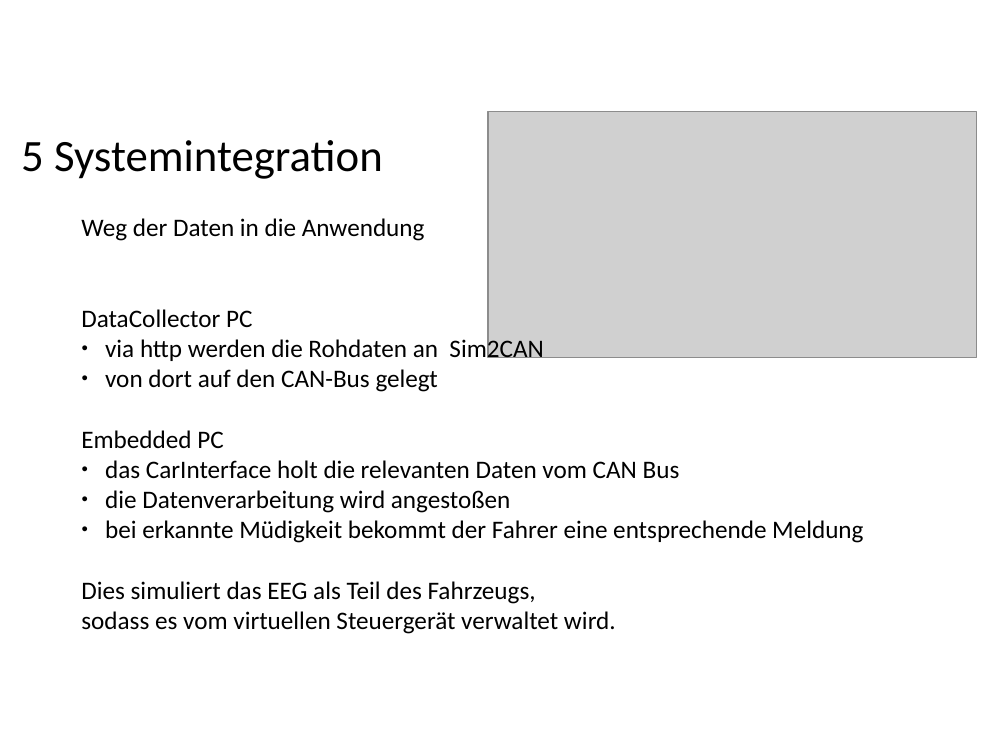
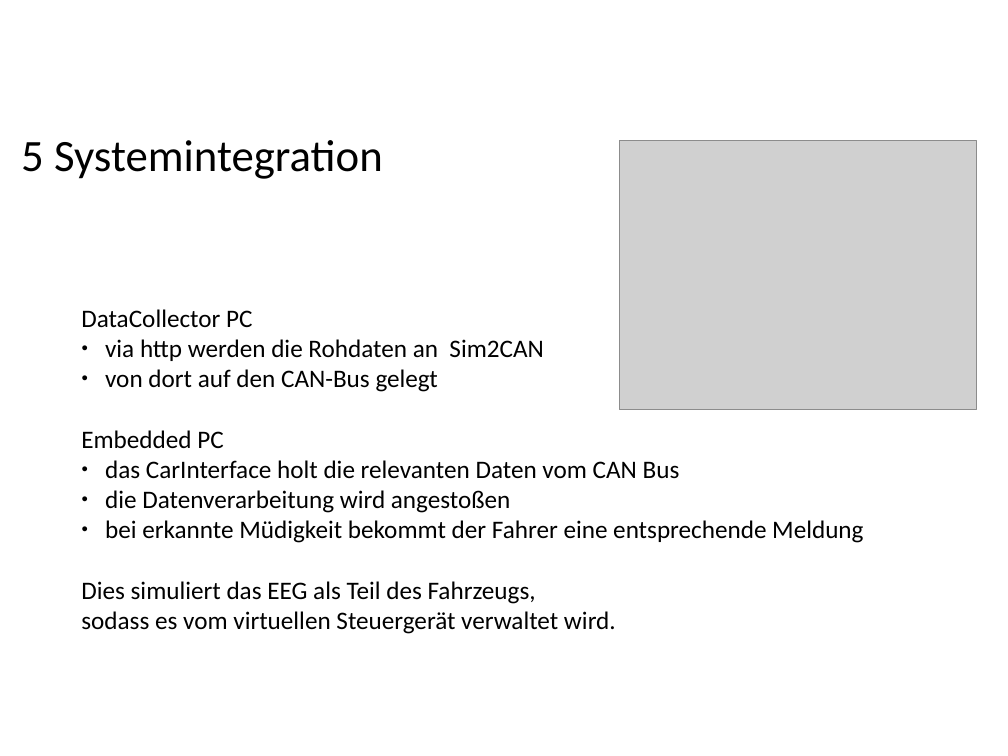
Before and after one commit to ppasler/current-adas, a slide deck: slide 11 of project/presentation/Praesentation_PoSDBoS_Pasler.odp (slide 13 before the commit). Drawn at 1008x756 pixels with LibreOffice and Linux fonts; fonts in the diff are those of the drawing; grey boxes stand for pictures; background and template pictures are left out. Boxes give left, top, right and bottom in pixels: in the first picture for what was removed or moved away, otherwise in the second. Text is boxed around its words. In the diff, an @@ line names an element or a change of style, - is before the commit and + after.

```diff
--- a/project/presentation/Praesentation_PoSDBoS_Pasler.odp
+++ b/project/presentation/Praesentation_PoSDBoS_Pasler.odp
@@ picture: place and size @@
-picture at [488,111,976,357]
+picture at [619,140,977,410]
@@ text at [81,309,252,327]: text changed @@
-Weg der Daten in die Anwendung
-DataCollector PC
+DataCollector PC
```
Also in this commit, not shown: 4 other slides changed, 4 slides added, 5 slides removed, 11 other files.
